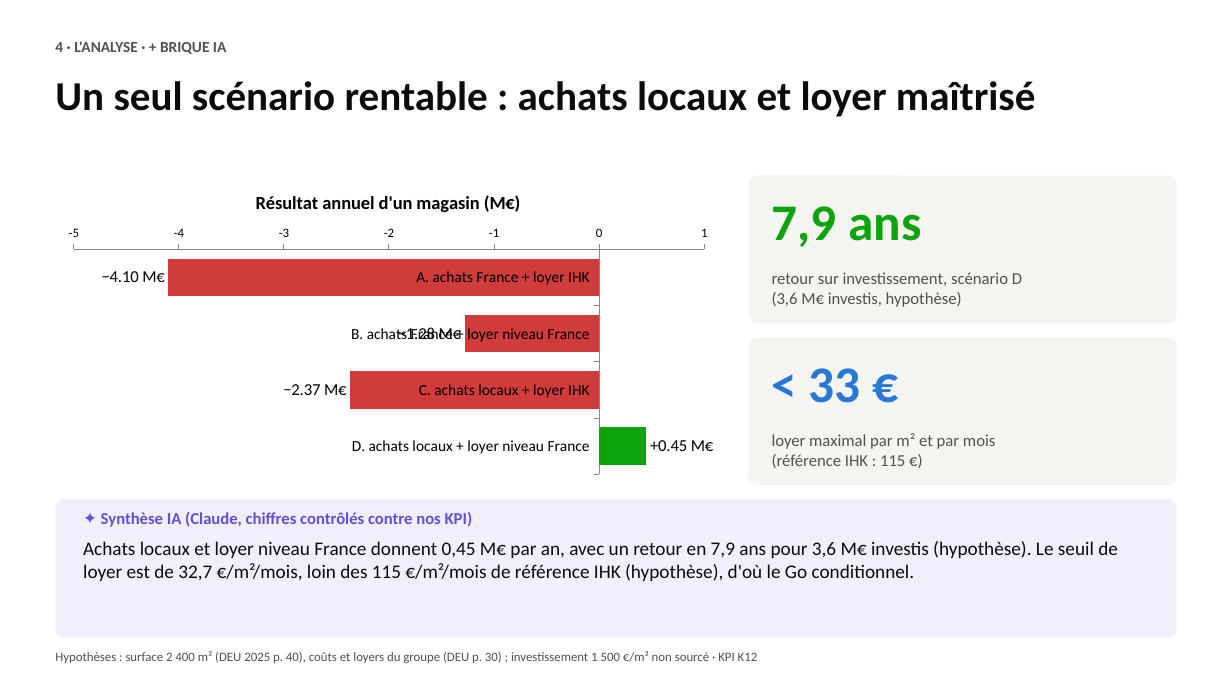
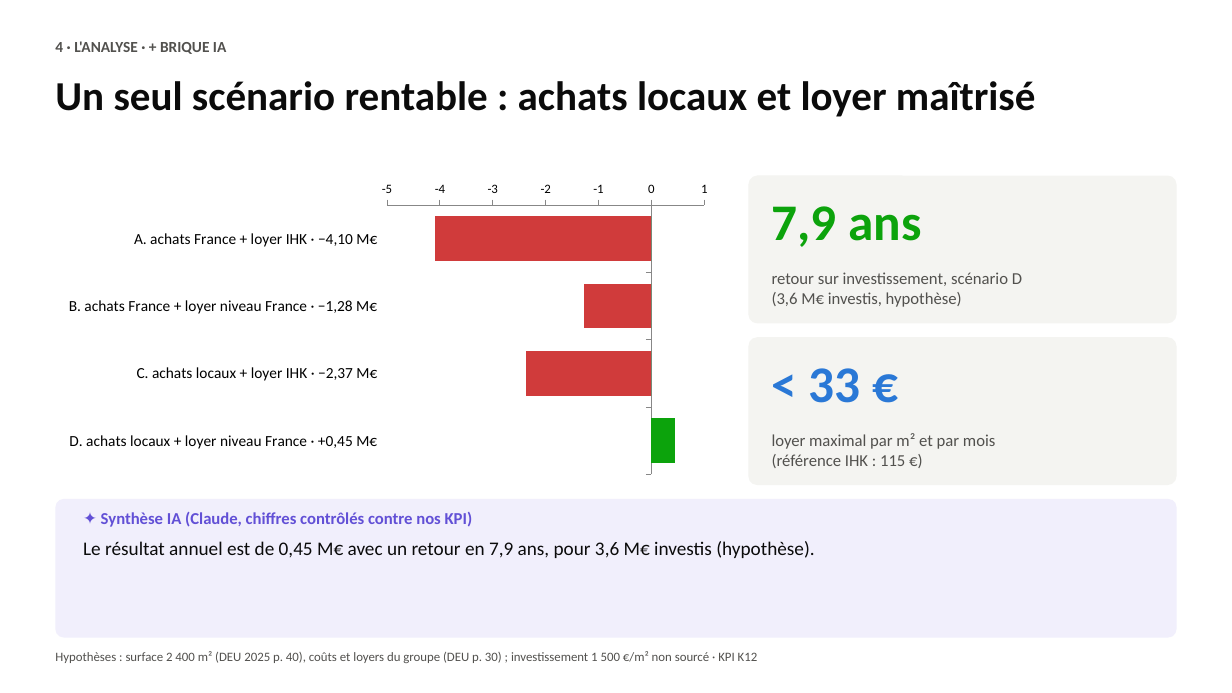
Before and after one commit to romane13long-source/fnac-expansion-allemagne, a slide deck: slide 7 of docs/Comex_Fnac_Allemagne.pptx. Drawn at 1232x693 pixels with LibreOffice and Linux fonts; fonts in the diff are those of the drawing. Boxes give left, top, right and bottom in pixels: in the first picture for what was removed or moved away, otherwise in the second. Text is boxed around its words. In the diff, an @@ line names an element or a change of style, - is before the commit and + after.

Commit message:
Dashboard : filtre Land actif sur tous les onglets, carte des magasins, 82 commentaires IA au survol ; slides blanches, Go sous conditions en conclusion, chevauchements corrigés

```diff
--- a/docs/Comex_Fnac_Allemagne.pptx
+++ b/docs/Comex_Fnac_Allemagne.pptx
@@ bar chart at (55,176,721,481) @@
@@ title "Résultat annuel d'un magasin (M€)" removed @@
-categories: A. achats France + loyer IHK, B. achats France + loyer niveau France, C. achats locaux + loyer IHK, D. achats locaux + loyer niveau France
+categories: A. achats France + loyer IHK · −4,10 M€, B. achats France + loyer niveau France · −1,28 M€, C. achats locaux + loyer IHK · −2,37 M€, D. achats locaux + loyer niveau France · +0,45 M€
-Résultat annuel d'un magasin (M€): -4.1, -1.28, -2.37, 0.45
+Series 1: -4.1, -1.3, -2.4, 0
@@ colour of Series 1 #4F81BD to #D03B3B @@
@@ data labels of Series 1 removed @@
@@ colours of single points changed @@
+Series 2: 0, 0, 0, 0.5
@@ category axis changed @@
@@ bar spacing changed @@
@@ text at (83,541,814,558): text changed @@
-Achats locaux et loyer niveau France donnent 0,45 M€ par an, avec un retour en 7,9 ans pour 3,6 M€ investis (hypothèse). Le seuil de loyer est de 32,7 €/m²/mois, loin des 115 €/m²/mois de référence IHK (hypothèse), d'où le Go conditionnel.
+Le résultat annuel est de 0,45 M€ avec un retour en 7,9 ans, pour 3,6 M€ investis (hypothèse).
```
Also in this commit, not shown: 2 other slides changed, 9 other files.
